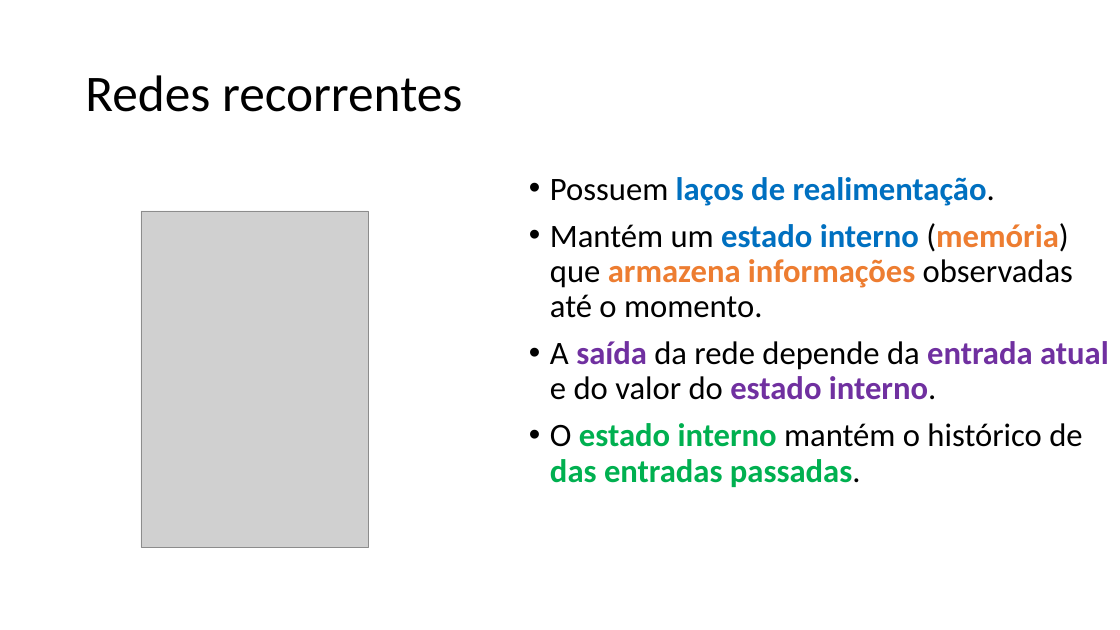
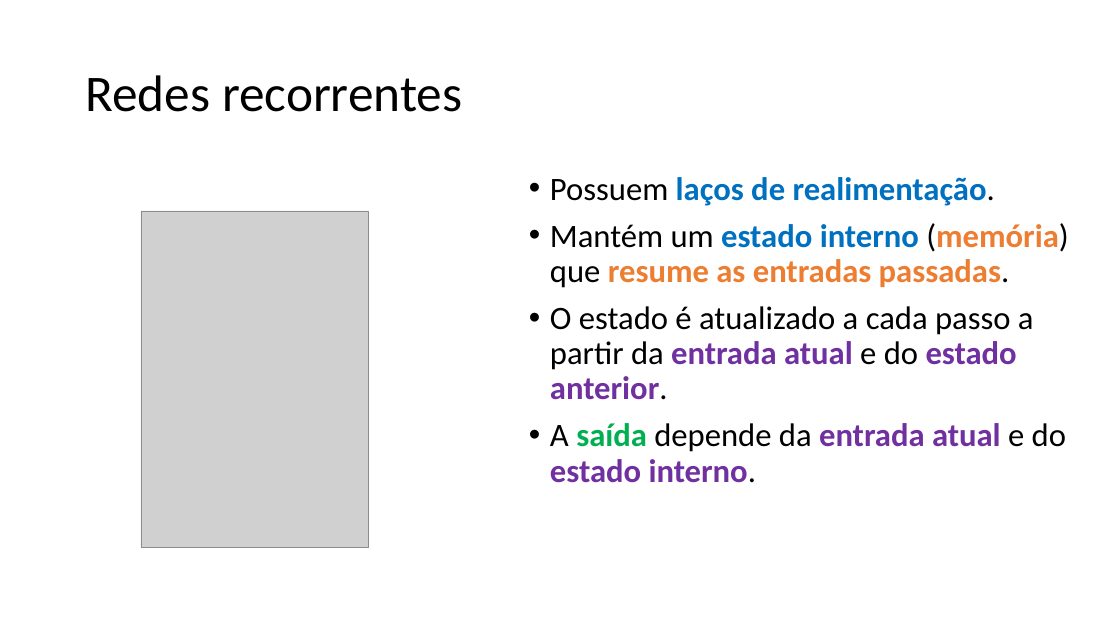
Before and after one commit to zz4fap/c24_inteligencia_artificial, a slide deck: slide 8 of slides/C24_RNN.pptx. Drawn at 1120x630 pixels with LibreOffice and Linux fonts; fonts in the diff are those of the drawing; grey boxes stand for pictures. Boxes give left, top, right and bottom in pixels: in the first picture for what was removed or moved away, otherwise in the second. Text is boxed around its words. In the diff, an @@ line names an element or a change of style, - is before the commit and + after.

```diff
--- a/slides/C24_RNN.pptx
+++ b/slides/C24_RNN.pptx
@@ text at [550,223,1069,483]: text changed @@
-• Mantém um estado interno (memória) que armazena informações observadas até o momento.
-• A saída da rede depende da entrada atual e do valor do estado interno.
-• O estado interno mantém o histórico de das entradas passadas.
+• Mantém um estado interno (memória) que resume as entradas passadas.
+• O estado é atualizado a cada passo a partir da entrada atual e do estado anterior.
+• A saída depende da entrada atual e do estado interno.
```
Also in this commit, not shown: 24 other slides changed, 7 slides added, 8 slides removed, 1 other file.
